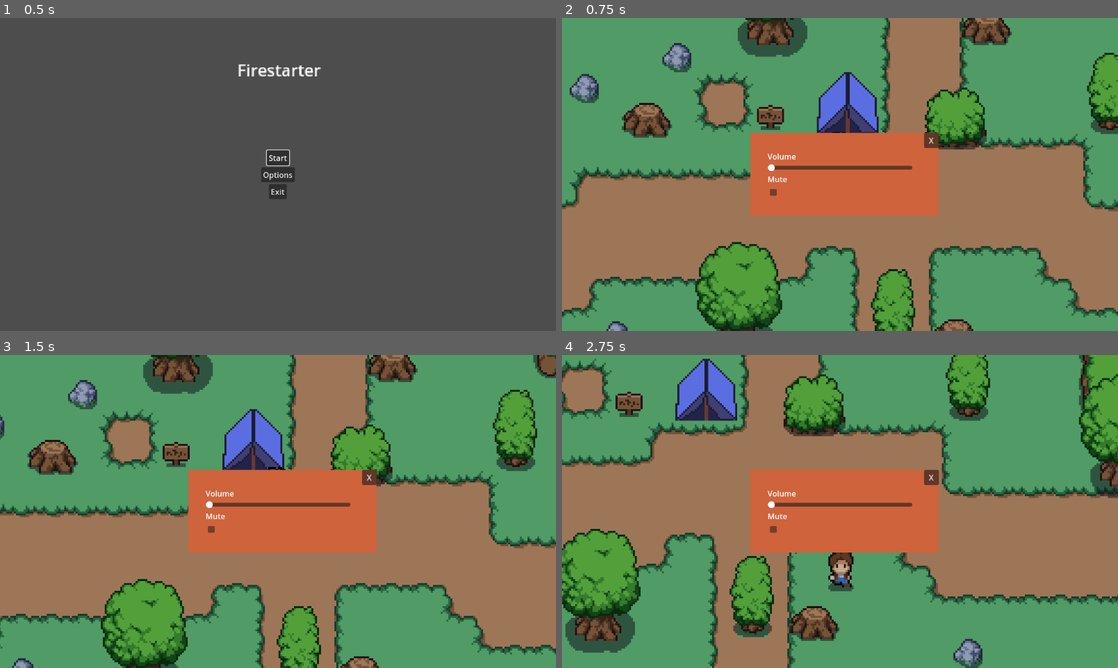
Above: before the commit, frames 1-4 (two rows, left to right).
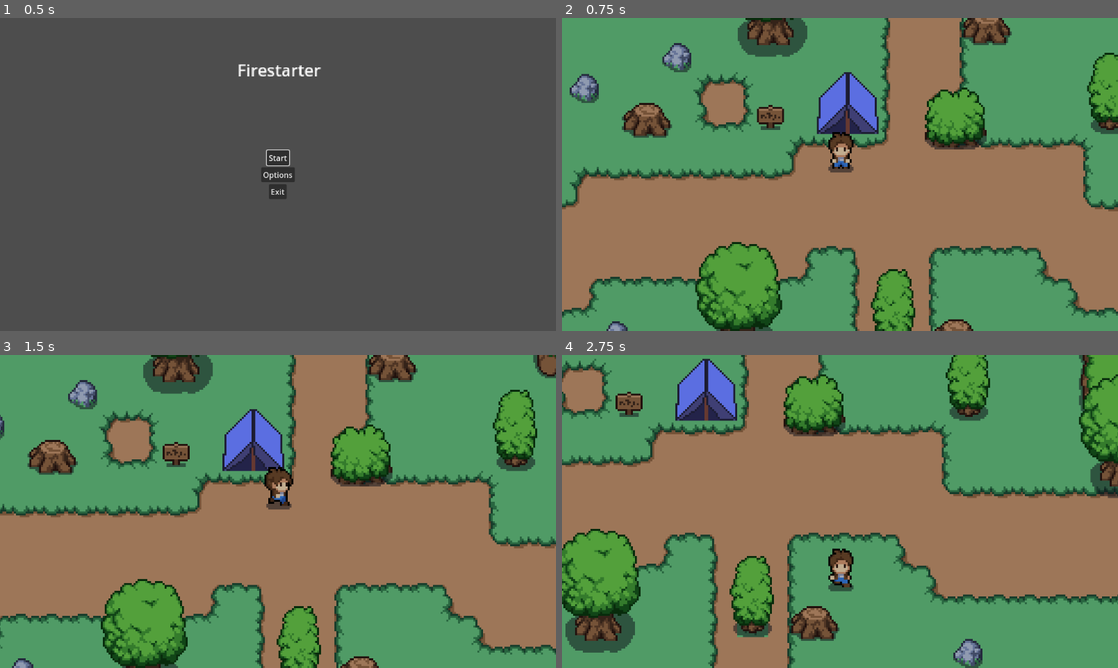
Above: after the commit, the same moments.

Repository: jo9182/Firestarter
Game: Godot game, scene res://scenes/menu.tscn
Two runs of this game, one before a commit and one after it. Both use one fixed random seed, a clock stepped at 60 frames per second and the inputs below.
Inputs:
- Up to frame 1 (0.5 s): no input
- Up to frame 2 (0.75 s): click "Start" at 0.5 s
- Up to frame 3 (1.5 s): hold Right (right) from 1.28 s (still down)
- Up to frame 4 (2.75 s): release Right (right) at 2.03 s; hold Down (down) from 2.03 s (still down)

Frame 1 is identical in both runs. In frame 2, 8.9% of the frame differs, in the area x 33-68%, y 36-64%; in frame 3, 8.9%; in frame 4, 9.0%.

Commit message:
fixed pause menu
Removed the settings control node from the pause menu

Diff:
--- a/scenes/pause_menu.tscn
+++ b/scenes/pause_menu.tscn
@@ -1,8 +1,7 @@
-[gd_scene load_steps=8 format=3 uid="uid://c2nfodrjf8ejq"]
+[gd_scene load_steps=7 format=3 uid="uid://c2nfodrjf8ejq"]
 
 [ext_resource type="Script" uid="uid://b07wmpv7orxwp" path="res://scripts/pause_menu.gd" id="1_n87rw"]
 [ext_resource type="Shader" uid="uid://dnbp7iqvmgbmw" path="res://shaders/pause_menu.gdshader" id="2_myx47"]
-[ext_resource type="PackedScene" uid="uid://be2kl1733ws56" path="res://scenes/settings.tscn" id="3_kukqi"]
 
 [sub_resource type="ShaderMaterial" id="ShaderMaterial_kukqi"]
 shader = ExtResource("2_myx47")
@@ -197,11 +196,6 @@
 &"": SubResource("AnimationLibrary_5d2l8")
 }
 
-[node name="settings" parent="." instance=ExtResource("3_kukqi")]
-visible = false
-modulate = Color(1, 1, 1, 0)
-layout_mode = 1
-
 [connection signal="pressed" from="PanelContainer/VBoxContainer/Resume" to="." method="_on_resume_pressed"]
 [connection signal="pressed" from="PanelContainer/VBoxContainer/Restart" to="." method="_on_restart_pressed"]
 [connection signal="pressed" from="PanelContainer/VBoxContainer/Settings" to="." method="_on_settings_pressed"]
